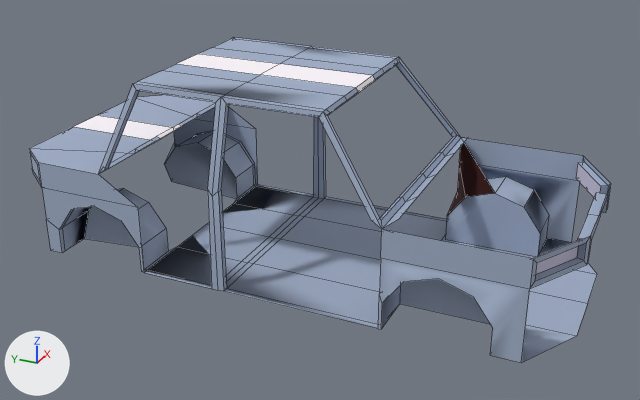
A saved change to the FBX model Assets/Source/Models/Details/New/car3Carcas.fbx.
The view is the same before and after, from a 50 mm camera at (-5.89, -3.22, 4.25) aimed at (0.9, -0.16, 0.85). Lighting does not change. The marker at lower left points along +X, +Y and +Z. Mesh edges are drawn as thin lines.

Objects in the first picture: 'carcas'.
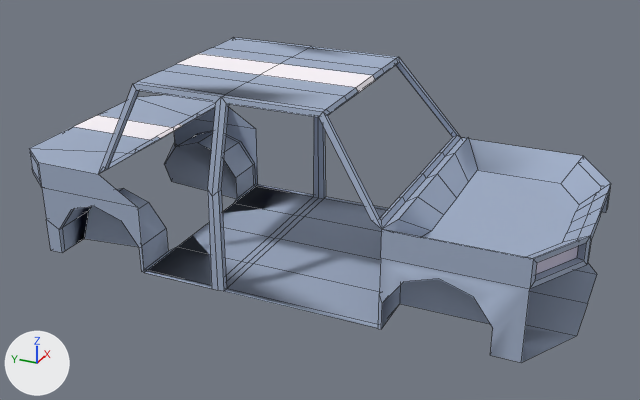
Diff of the bpy script that builds the scene:
```diff
--- a/Assets/Source/Models/Details/New/car3Carcas.fbx.py
+++ b/Assets/Source/Models/Details/New/car3Carcas.fbx.py
@@ me_cube_021 @@
 me_cube_021.from_pydata(...)  # 325 vertices, 271 faces; spans x -1.1..1.1, y -2.62..2.52, z -0.3..1.4
 # used by ob_carcas; location = (1.0, 0.0, 0.6)
 # verts and faces of me_cube_021; kept vertices keep their numbers, new ones are numbered from 325
 # before: 51 (1.1, -2.3, 0.6) at pixel (583, 155), 57 (0.0, -2.62, 0.6) at pixel (601, 207), 58 (0.55, -2.62, 0.6) at pixel (610, 183), 69 (0.32, -2.62, 0.6) at pixel (607, 193), 70 (0.0, -1.23, 0.66) at pixel (437, 173)
 # before: 71 (0.53, -1.23, 0.66) at pixel (454, 153), 72 (0.99, -1.23, 0.66) at pixel (468, 137), 89 (1.1, -1.13, 0.6) at pixel (461, 137), 204 (-1.1, -2.3, 0.6) at pixel (533, 258), 210 (-0.55, -2.62, 0.6) at pixel (590, 235)
 # before: 218 (-0.32, -2.62, 0.6) at pixel (595, 223), 219 (-0.53, -1.23, 0.66) at pixel (417, 196), 220 (-0.99, -1.23, 0.66) at pixel (398, 219), 235 (-1.1, -1.13, 0.6) at pixel (381, 229)
+# me_cube_021 part 1
+verts[325] = (0.78, -2.17, 0.42)  # pixel (560, 183)
+verts[326] = (0.0, -2.4, 0.42)  # pixel (571, 222)
+verts[327] = (0.39, -2.4, 0.42)  # pixel (579, 204)
+verts[328] = (0.22, -2.4, 0.42)  # pixel (575, 211)
+verts[329] = (0.0, -1.42, 0.46)  # pixel (456, 198)
+verts[330] = (0.37, -1.42, 0.46)  # pixel (468, 182)
+verts[331] = (0.7, -1.42, 0.46)  # pixel (477, 169)
+verts[332] = (0.78, -1.35, 0.42)
+verts[333] = (-0.78, -2.17, 0.42)  # pixel (523, 257)
+verts[334] = (-0.39, -2.4, 0.42)  # pixel (562, 242)
+verts[335] = (-0.22, -2.4, 0.42)  # pixel (566, 233)
+verts[336] = (-0.37, -1.42, 0.46)  # pixel (443, 214)
+verts[337] = (-0.7, -1.42, 0.46)  # pixel (431, 230)
+verts[338] = (-0.78, -1.35, 0.42)  # pixel (420, 237)
+faces += [(58, 327, 328, 69), (57, 326, 335, 218), (204, 333, 338, 235), (57, 69, 328, 326), (71, 330, 331, 72), (72, 331, 332, 89)]  # mat_body_grey (blue #a1afc8)
+faces += [(70, 329, 330, 71), (219, 220, 337, 336), (70, 219, 336, 329), (51, 89, 332, 325), (220, 235, 338, 337), (210, 218, 335, 334)]  # mat_body_grey (blue #a1afc8)
+faces += [(51, 325, 327, 58), (204, 210, 334, 333), (325, 332, 331, 330, 329, 336, 337, 338, 333, 334, 335, 326, 328, 327)]  # mat_body_grey (blue #a1afc8)
 me_cube_021.materials.append(mat_body_black)
```

Boxes [x1, y1, x2, y2] around the edits, measured in the pictures (640 x 400 px):
part 1 of me_cube_021, added (blue): after [383, 138, 611, 259]
